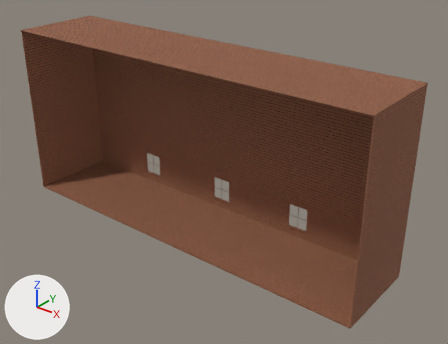
The glTF model assets/lab_room.glb: old version first, new version second.
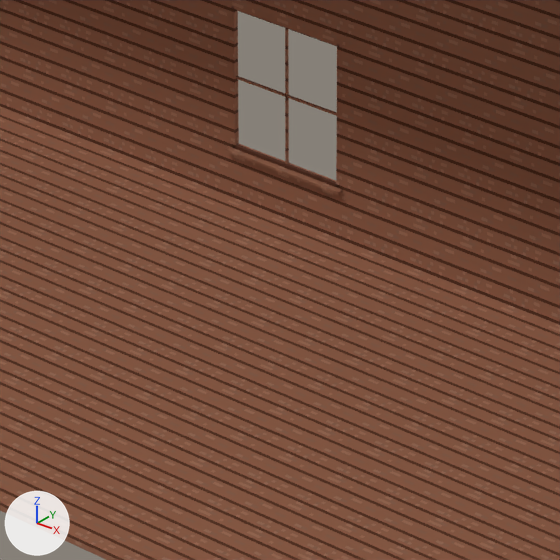
Each version appears first whole from a 50 mm camera at (40.58, -46.12, 36.53) aimed at (3.02, 0.82, 7.43), and next in a close-up on the part from 40% to 58% of the width and 51% to 75% of the height. The axes (+X, +Y, +Z) are drawn at lower left. The lights are the same throughout. The first two pictures are the older version.

In view in the first close-up: 'floor', 'wall_back', 'window_frames'.
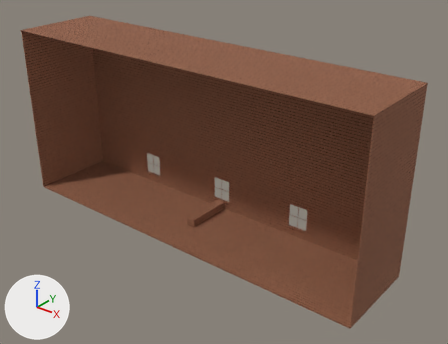
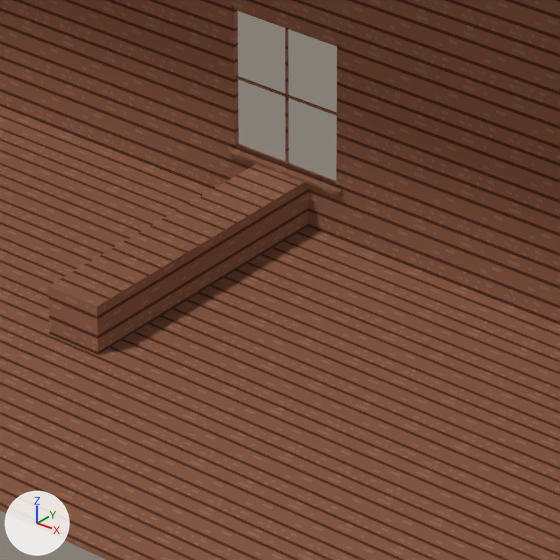
Changed parts and their boxes (x1, y1, x2, y2) in the close-ups (560 x 560 px):
'counter_top', added (brown)
    after: (48, 164, 308, 331)
'counter_bottom', added (brown)
    after: (49, 203, 308, 354)

The change, as a list of edits to the scene's bpy script:
```text
Add mat_counter_top:
    mat_counter_top = principled_material('counter_top')
    mat_counter_top.texture = img_floor_png
    mat_counter_top.roughness = 1.0
Add mat_counter_bottom:
    mat_counter_bottom = principled_material('counter_bottom')
    mat_counter_bottom.texture = img_floor_png
    mat_counter_bottom.roughness = 1.0
Add me_counter_top:
    me_counter_top.from_pydata(...)  # a box spanning x -1.27..-0.19, y -0.6..5.0, z 0.47..0.93
    me_counter_top.materials.append(mat_counter_top)  # picture img_floor_png
Add me_counter_bottom:
    me_counter_bottom.from_pydata(...)  # a box spanning x -1.27..-0.19, y -0.6..5.0, z 0.01..0.47
    me_counter_bottom.materials.append(mat_counter_bottom)  # picture img_floor_png
Add ob_counter_top:
    ob_counter_top = bpy.data.objects.new('counter_top', me_counter_top)
    ob_counter_top.location = (0.0, 0.0, 0.0)
Add ob_counter_bottom:
    ob_counter_bottom = bpy.data.objects.new('counter_bottom', me_counter_bottom)
    ob_counter_bottom.location = (0.0, 0.0, 0.0)
```
